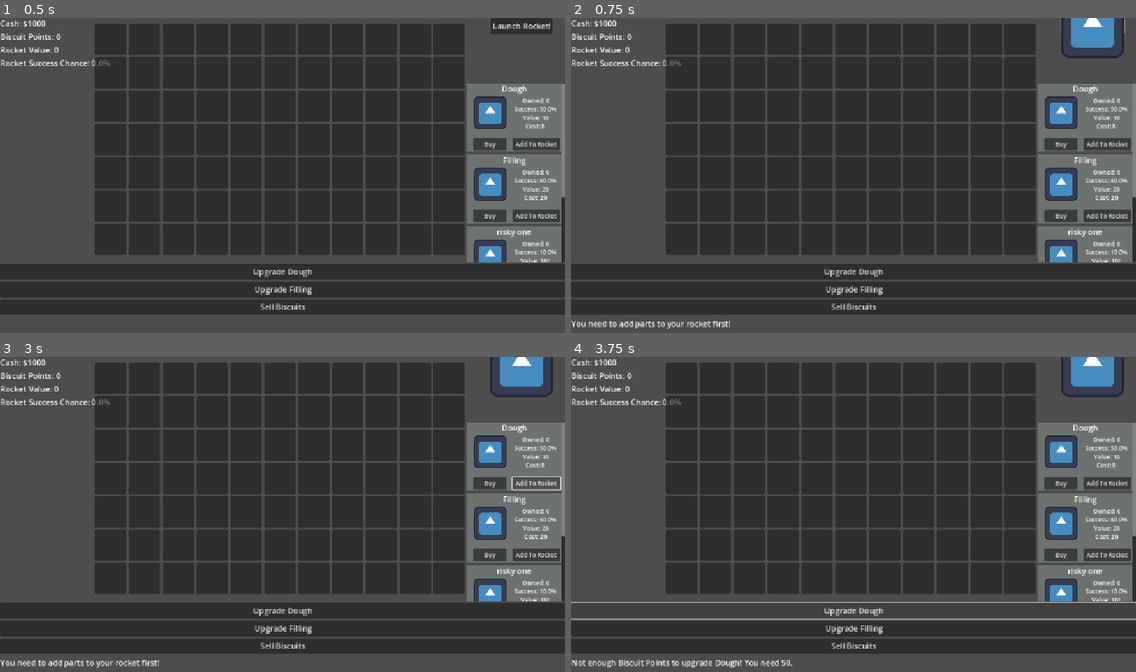
Above: before the commit, frames 1-4 (two rows, left to right).
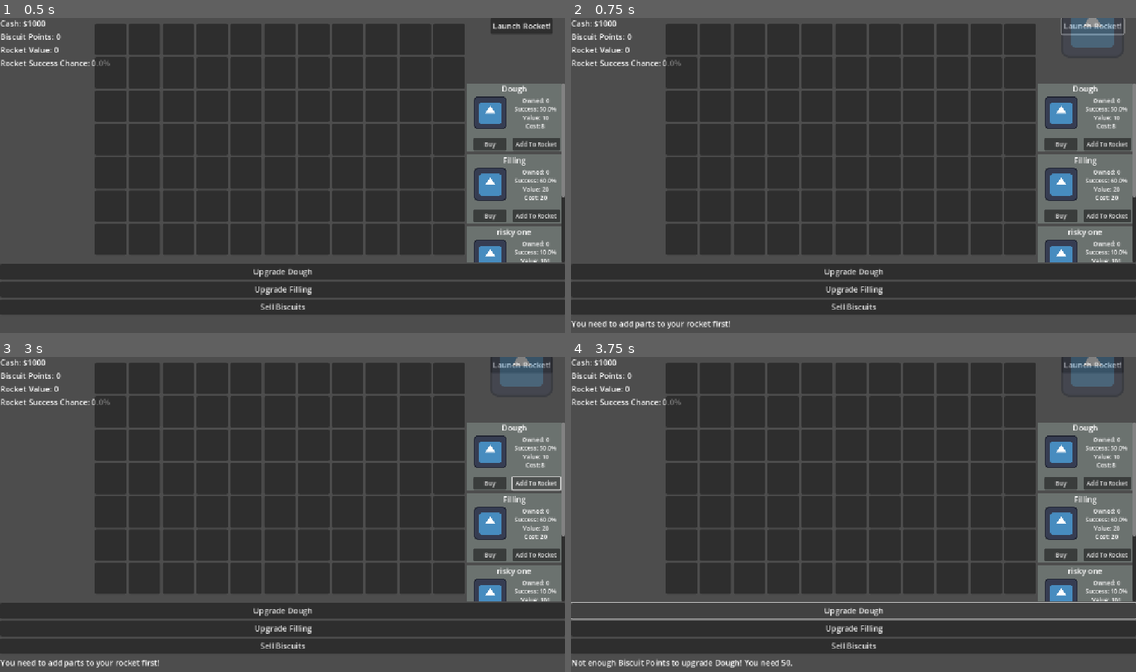
Above: after the commit, the same moments.

Repository: A-coder152/Build-a-Biscship-public
Game: Godot game, scene res://main.tscn
The game is run twice, just before and just after one commit, with the same random seed, the same clock (stepped at 60 frames per second) and the same inputs. The engine's default icon, where the game draws it, is replaced by a stand-in: a white triangle on a blue panel in a dark square.
Inputs:
- Up to frame 1 (0.5 s): no input
- Up to frame 2 (0.75 s): click "Launch Rocket!" at 0.5 s
- Up to frame 3 (3 s): click "Launch Rocket!" at 1.25 s; click "Buy" at 2 s; click "Add To Rocket" at 2.75 s
- Up to frame 4 (3.75 s): click "Upgrade Dough" at 3.5 s

Frame 1 is identical in both runs. In frame 2, 0.9% of the frame differs, in the area x 86-98%, y 0-13%; in frame 3, 0.9%; in frame 4, 0.9%.

Commit message:
how its done done done

Diff:
--- a/main.gd
+++ b/main.gd
@@ -232,7 +232,7 @@
 	var mouse_pos = get_global_mouse_position()
 	var newtarget = _get_target_cell_placement(mouse_pos)
 
-	if newtarget != targetcell:
+	if newtarget and newtarget != targetcell:
 		targetcell = newtarget
 		obj.global_position = targetcell.global_position + obj.rect.size/2
 
@@ -252,7 +252,7 @@
 
 
 #check if placement is valid or if theres another part in the way
-func _get_object_cells():
+func _get_object_cells() -> Array:
 	var cells = []
 	for child: Control in grid.get_children():
 		if child.get_global_rect().intersects(obj.get_global_rect()):
--- a/test.tscn
+++ b/test.tscn
@@ -4,6 +4,7 @@
 [ext_resource type="Script" uid="uid://bct0431cy8svk" path="res://obj.gd" id="2_6uqi0"]
 
 [node name="test" type="Sprite2D"]
+modulate = Color(1, 1, 1, 0.392157)
 texture = ExtResource("1_8uh7m")
 script = ExtResource("2_6uqi0")
 rect = Rect2(0, 0, 128, 128)
